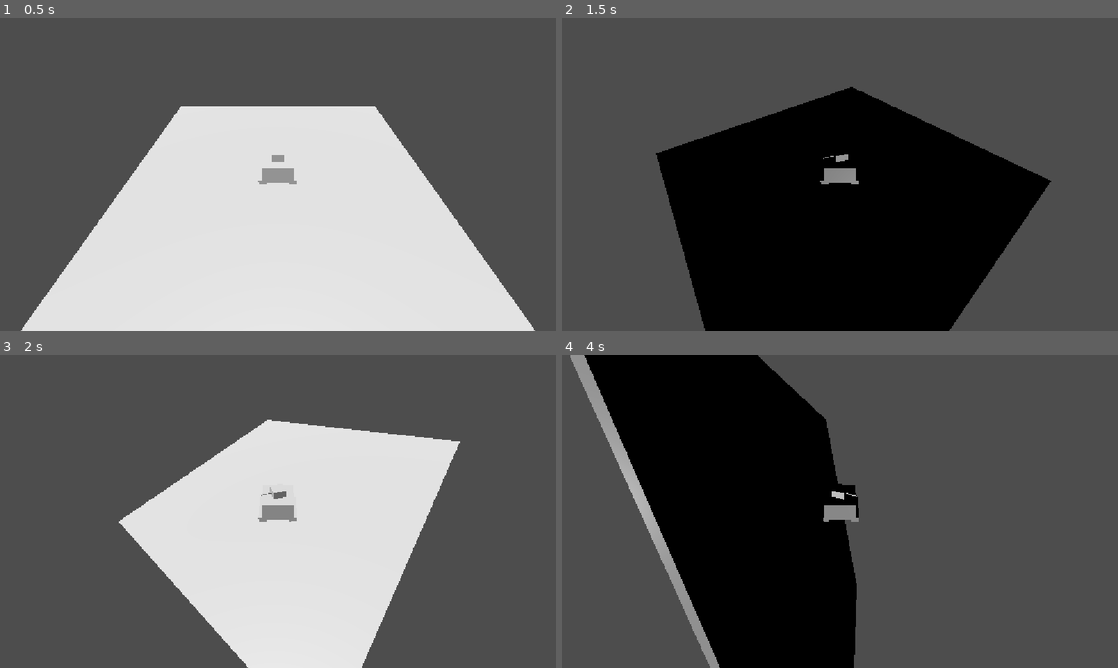
Above: before the commit, frames 1-4 (two rows, left to right).
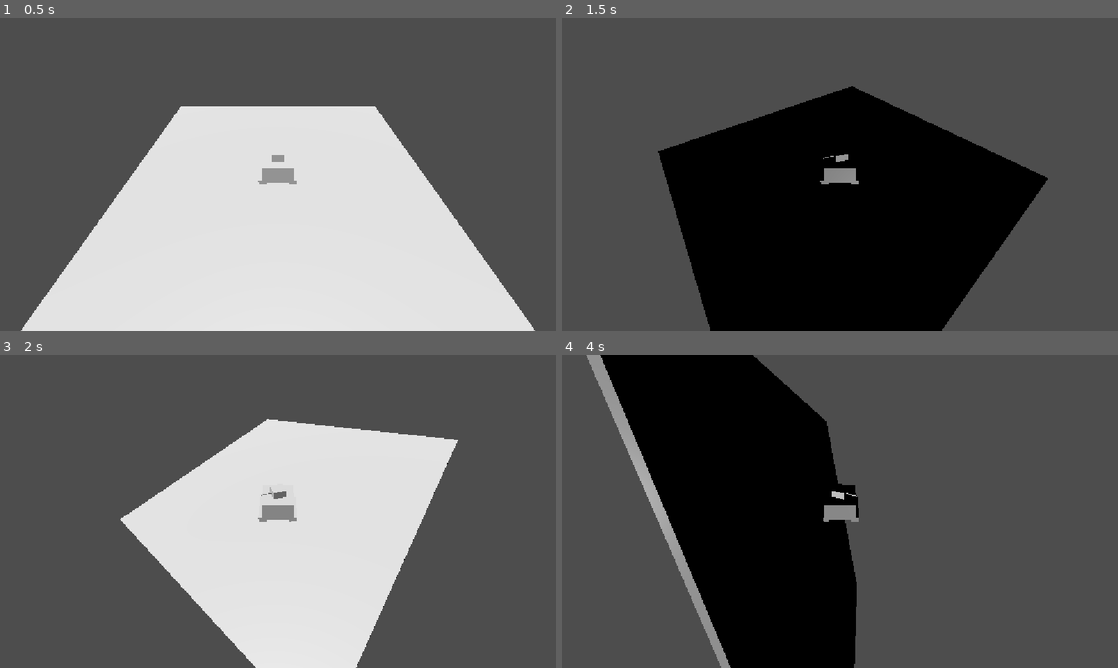
Above: after the commit, the same moments.

Repository: Grihgrix/Tank_Shift
Game: Godot game, scene res://Game scenes/Main_game_scene.tscn
The game is run twice, just before and just after one commit, with the same random seed, the same clock (stepped at 60 frames per second) and the same inputs.
Inputs (mouse positions are in pixels of both pictures, inside the frame that each line leads up to):
- Up to frame 1 (0.5 s): no input
- Up to frame 2 (1.5 s): tap Enter (ui_accept) at 0.5, 0.77 s; move the mouse to (962, 158) at 0.52 s; hold Right (ui_right) 0.53-1.28 s; click (962, 158) at 0.6 s; move the mouse to (728, 190) at 1.27 s; hold Down (ui_down) from 1.28 s (still down); click (728, 190) at 1.35 s
- Up to frame 3 (2 s): keep holding Down (ui_down); tap Enter (ui_accept) at 1.52 s
- Up to frame 4 (4 s): move the mouse to (895, 442) at 2.02 s; release Down (ui_down) at 2.03 s; hold Right (ui_right) 2.03-2.78 s; click (895, 442) at 2.1 s; move the mouse to (812, 574) at 2.77 s; hold Up (ui_up) 2.78-3.53 s; click (812, 574) at 2.85 s; tap Enter (ui_accept) at 3.02, 3.77 s; move the mouse to (1006, 558) at 3.52 s; hold Left (ui_left) from 3.53 s (still down); click (1006, 558) at 3.6 s

Frame 1 is identical in both runs. In frame 2, 1.2% of the frame differs, in the area x 16-88%, y 21-100%; in frame 3, 1.2%; in frame 4, 4.8%, in the area x 1-53%, y 0-100%.

Commit message:
fixed upside down shot direction

Diff:
--- a/Game scenes/Character scenes/shooter.gd
+++ b/Game scenes/Character scenes/shooter.gd
@@ -10,7 +10,7 @@
 # Variables needed for orientation
 @onready var tourelle = $"../.."
 @onready var character = $"../../../.."
-
+@onready var shift_shoot_modifier:int = 1
 
 # Called when the node enters the scene tree for the first time.
 func _ready():
@@ -33,7 +33,13 @@
 	# Define initial position
 	projectile.global_position = global_position # Necessary if in a different node
 
+	# Check if character is upside down # This is needed otherwise the X velocity goes in the wrong direction
+	if character.rotation.z == 0:
+		shift_shoot_modifier = 1
+	else:
+		shift_shoot_modifier = -1
+
 	# Give the projectile an initial speed
-	projectile.linear_velocity.x = - Global.projectile_speed * sin(tourelle.rotation.y + character.rotation.y)
+	projectile.linear_velocity.x = - shift_shoot_modifier * Global.projectile_speed * sin(tourelle.rotation.y + character.rotation.y)
 	projectile.linear_velocity.y = 0
 	projectile.linear_velocity.z = - Global.projectile_speed * cos(tourelle.rotation.y + character.rotation.y)
